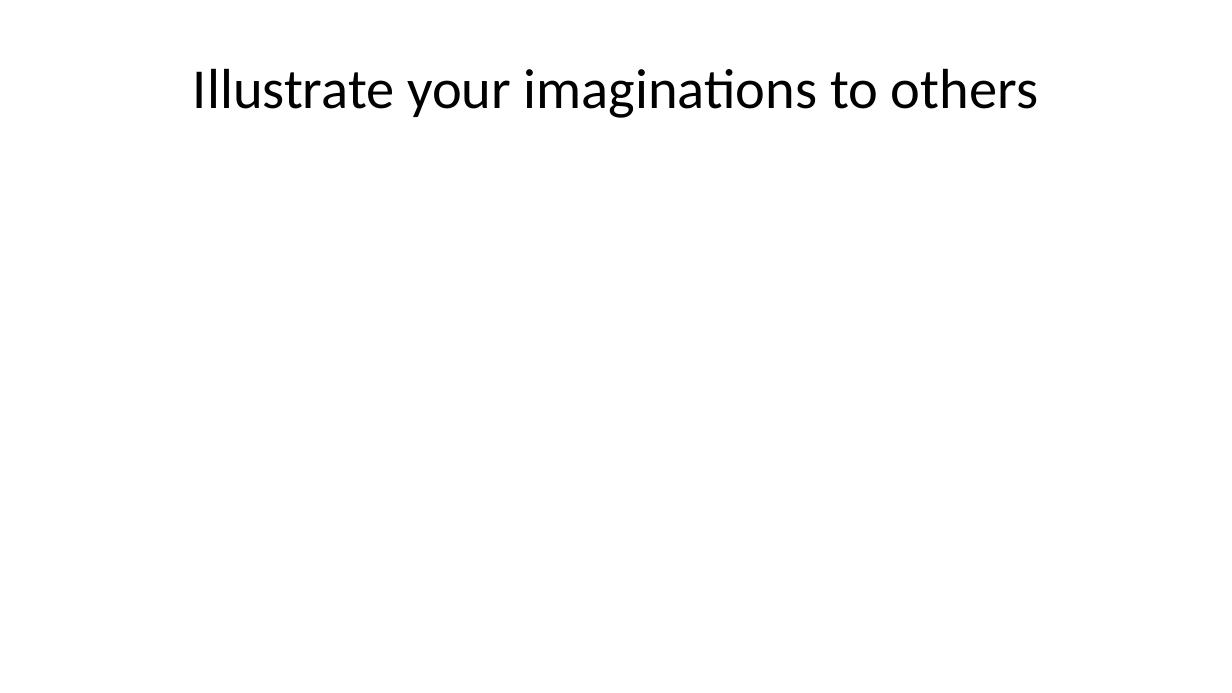
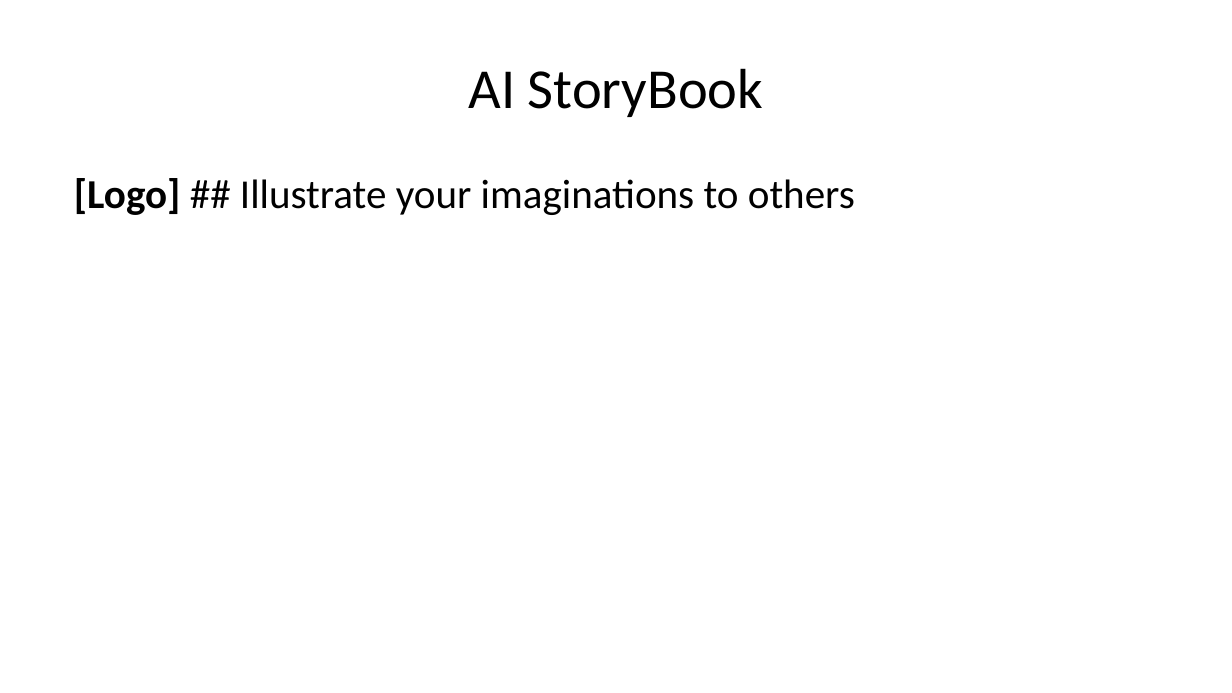
Before and after one commit to comics-factory/pitch-deck, a slide deck: slide 1 of dist/ai-storybook-investor.pptx (slide 2 before the commit). Drawn at 1232x693 pixels with LibreOffice and Linux fonts; fonts in the diff are those of the drawing. Boxes give left, top, right and bottom in pixels: in the first picture for what was removed or moved away, otherwise in the second. Text is boxed around its words. In the diff, an @@ line names an element or a change of style, - is before the commit and + after.

```diff
--- a/dist/ai-storybook-investor.pptx
+++ b/dist/ai-storybook-investor.pptx
@@ title at bbox=[468, 68, 763, 117]: text changed @@
-Illustrate your imaginations to others
+AI StoryBook
@@ text added at bbox=[74, 178, 855, 215], 24 pt, text #000000 @@
+[Logo] ## Illustrate your imaginations to others
```
Also in this commit, not shown: 8 other slides changed, 4 slides added, 2 slides removed, 36 other files.
